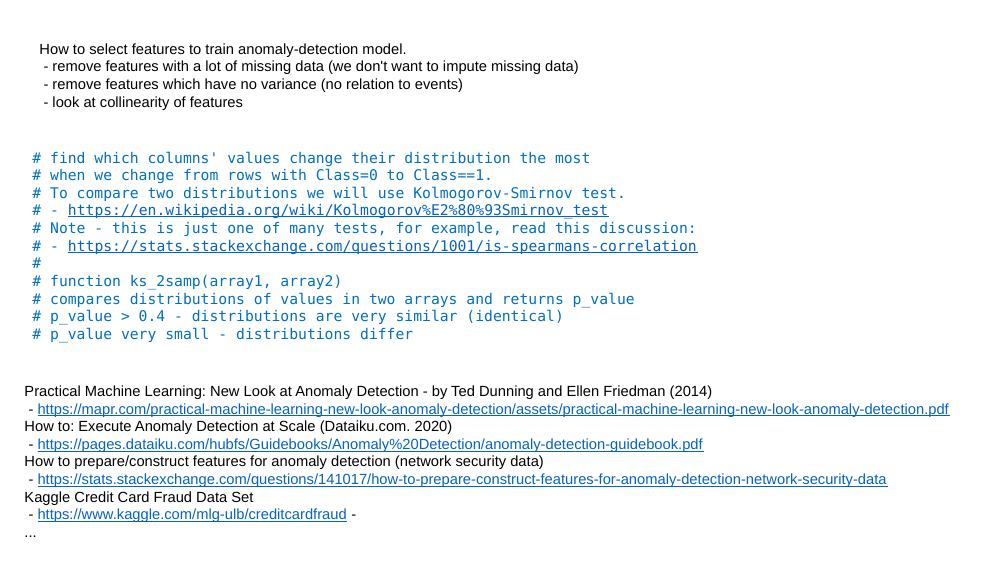
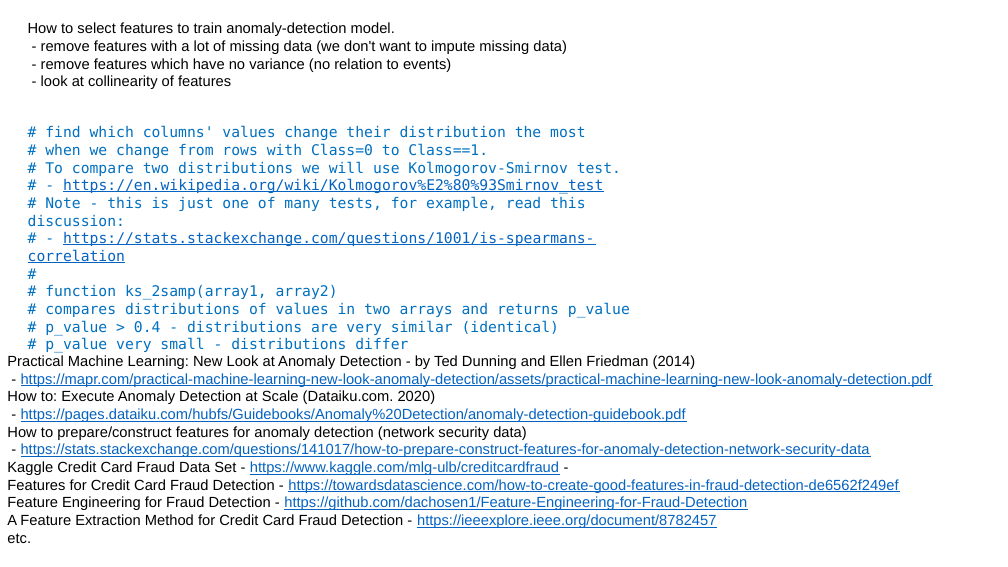
Before and after one commit to lselector/ml_ai_doc, a slide deck: slide 3 of Anomaly_Fraud_Detection.pptx. Drawn at 1008x567 pixels with LibreOffice and Linux fonts; fonts in the diff are those of the drawing. Boxes give left, top, right and bottom in pixels: in the first picture for what was removed or moved away, otherwise in the second. Text is boxed around its words. In the diff, an @@ line names an element or a change of style, - is before the commit and + after.

Commit message:
Anomaly Fraud detection

```diff
--- a/Anomaly_Fraud_Detection.pptx
+++ b/Anomaly_Fraud_Detection.pptx
@@ text "How to select features to ...": place and size @@
-text "How to select features to ..." at bbox=[39, 43, 579, 110]
+text "How to select features to ..." at bbox=[28, 22, 567, 89]
@@ text "# find which columns' values ..." rewrapped from bbox=[50, 151, 697, 343] to bbox=[28, 125, 630, 335] @@
@@ text "Practical Machine Learning: New Look ...": place and size @@
-text "Practical Machine Learning: New Look ..." at bbox=[24, 385, 949, 522]
+text "Practical Machine Learning: New Look ..." at bbox=[7, 355, 932, 543]
@@ text at bbox=[7, 461, 898, 543]: text changed @@
-Kaggle Credit Card Fraud Data Set
-- https://www.kaggle.com/mlg-ulb/creditcardfraud -
-...
+Kaggle Credit Card Fraud Data Set - https://www.kaggle.com/mlg-ulb/creditcardfraud -
+Features for Credit Card Fraud Detection - https://towardsdatascience.com/how-to-create-good-features-in-fraud-detection-de6562f249ef
+Feature Engineering for Fraud Detection - https://github.com/dachosen1/Feature-Engineering-for-Fraud-Detection
+A Feature Extraction Method for Credit Card Fraud Detection - https://ieeexplore.ieee.org/document/8782457
+etc.
```
Also in this commit, not shown: 2 other slides changed, 1 other file.
